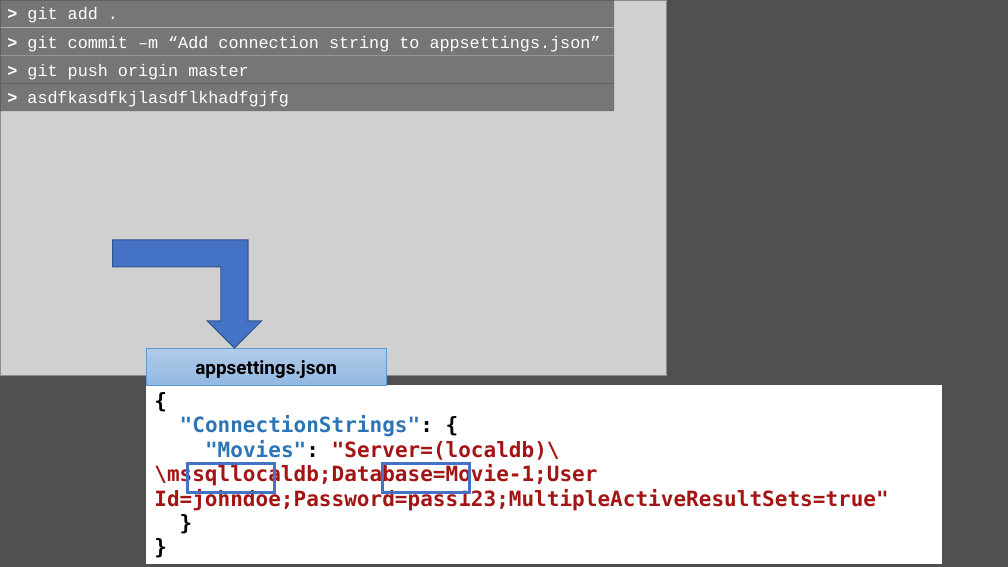
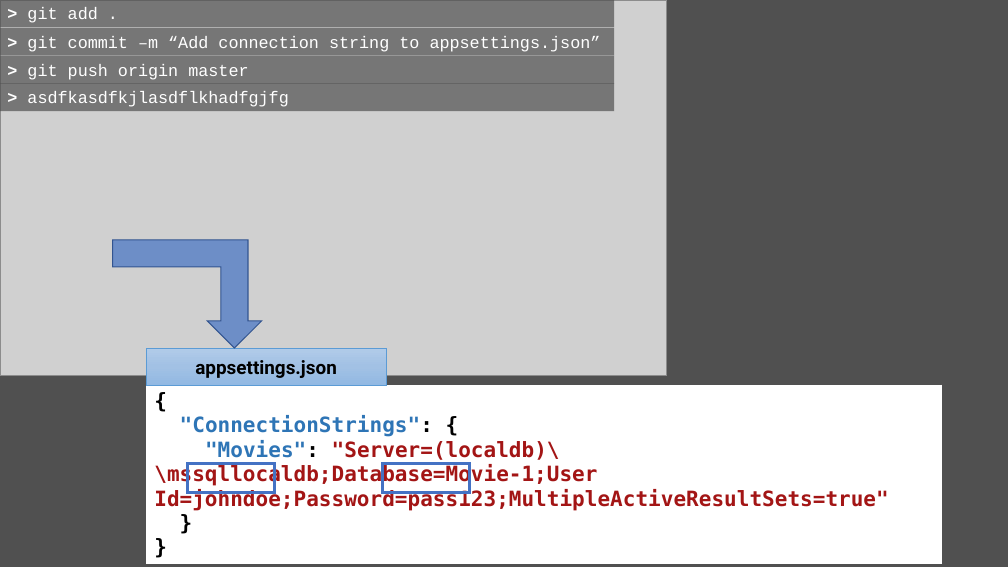
Before and after one commit to scottaddie/slide-decks, a slide deck: slide 3 of Protecting App Secrets.pptx. Drawn at 1008x567 pixels with LibreOffice and Linux fonts; fonts in the diff are those of the drawing; grey boxes stand for pictures. Boxes give left, top, right and bottom in pixels: in the first picture for what was removed or moved away, otherwise in the second. Text is boxed around its words. In the diff, an @@ line names an element or a change of style, - is before the commit and + after.

```diff
--- a/Protecting App Secrets.pptx
+++ b/Protecting App Secrets.pptx
@@ bent up arrow at box(113, 240, 262, 348): fill #4472C4 to #4472C4 at 70% opacity @@
```
Also in this commit, not shown: 1 other slide changed.
